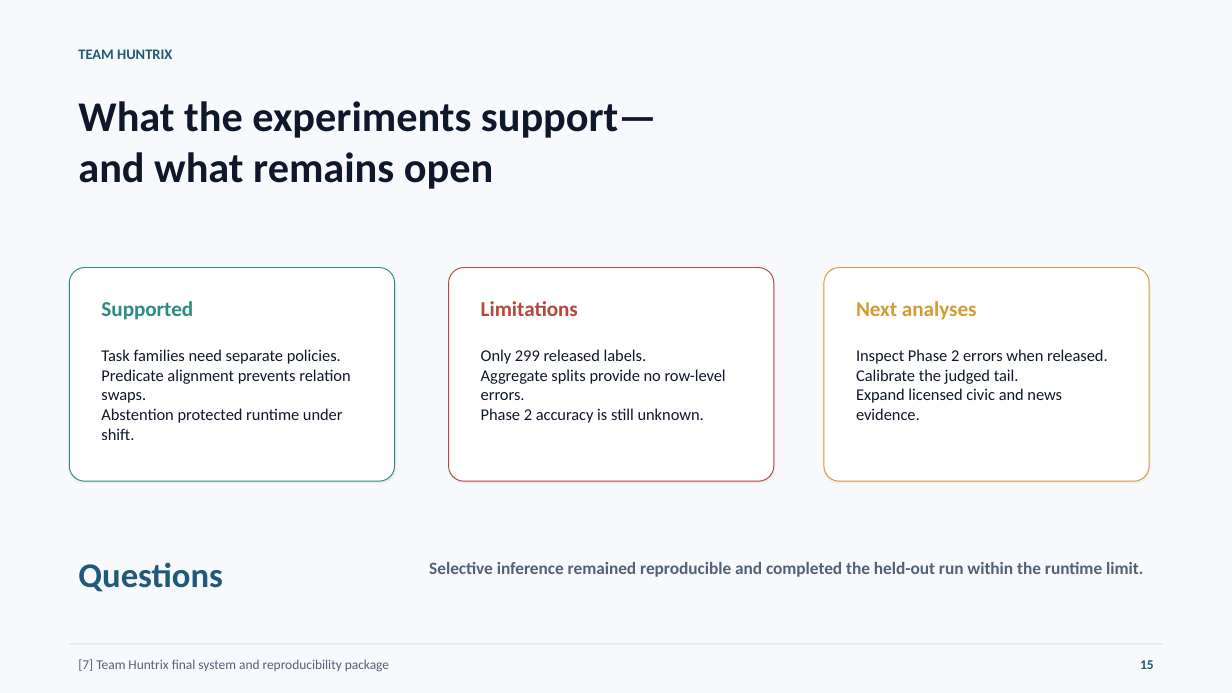
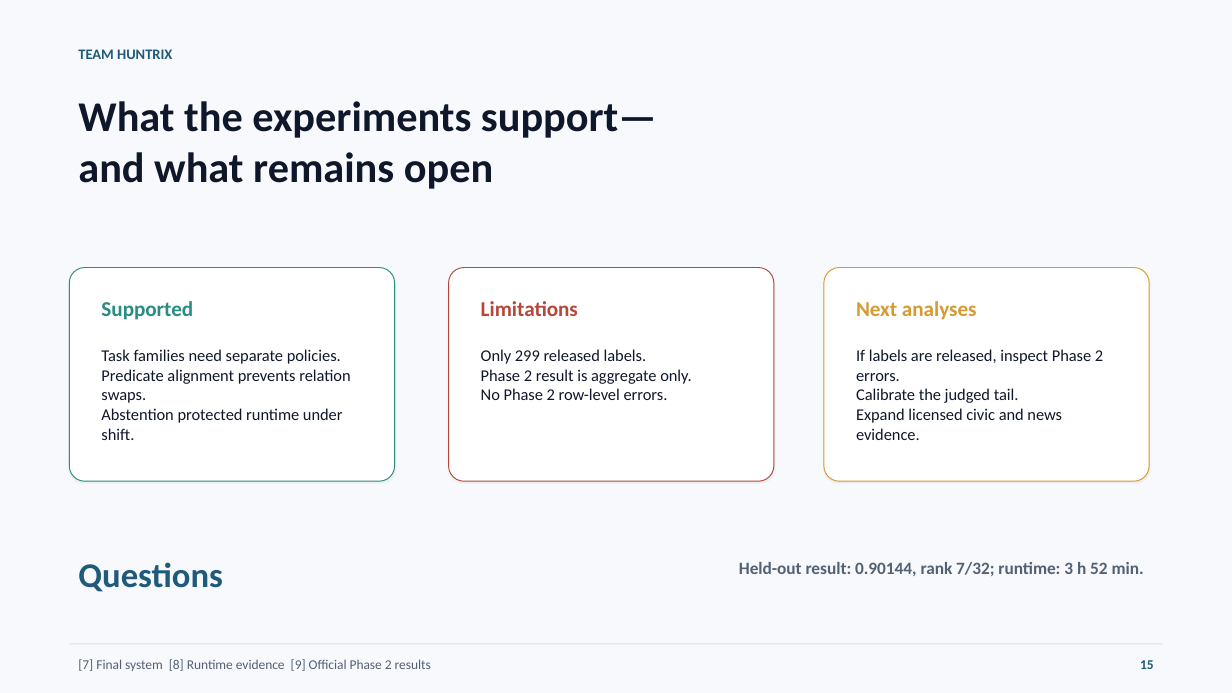
Before and after one commit to Seyamalam/bengali-hallucination-v91-submission, a slide deck: slide 15 of presentation/Huntrix_Final_Presentation_20_Slides.pptx. Drawn at 1232x693 pixels with LibreOffice and Linux fonts; fonts in the diff are those of the drawing. Boxes give left, top, right and bottom in pixels: in the first picture for what was removed or moved away, otherwise in the second. Text is boxed around its words. In the diff, an @@ line names an element or a change of style, - is before the commit and + after.

Commit message:
add official Phase 2 result to report and presentation

```diff
--- a/presentation/Huntrix_Final_Presentation_20_Slides.pptx
+++ b/presentation/Huntrix_Final_Presentation_20_Slides.pptx
@@ text at (856,349,1103,381): text changed @@
-Inspect Phase 2 errors when released.
+If labels are released, inspect Phase 2 errors.
@@ text at (481,369,691,400): text changed @@
-Aggregate splits provide no row-level errors.
-Phase 2 accuracy is still unknown.
+Phase 2 result is aggregate only.
+No Phase 2 row-level errors.
@@ text at (739,562,1144,576): text changed @@
-Selective inference remained reproducible and completed the held-out run within the runtime limit.
+Held-out result: 0.90144, rank 7/32; runtime: 3 h 52 min.
@@ text at (78,659,431,671): text changed @@
-[7] Team Huntrix final system and reproducibility package
+[7] Final system [8] Runtime evidence [9] Official Phase 2 results
```
Also in this commit, not shown: 4 other slides changed, 11 other files.
